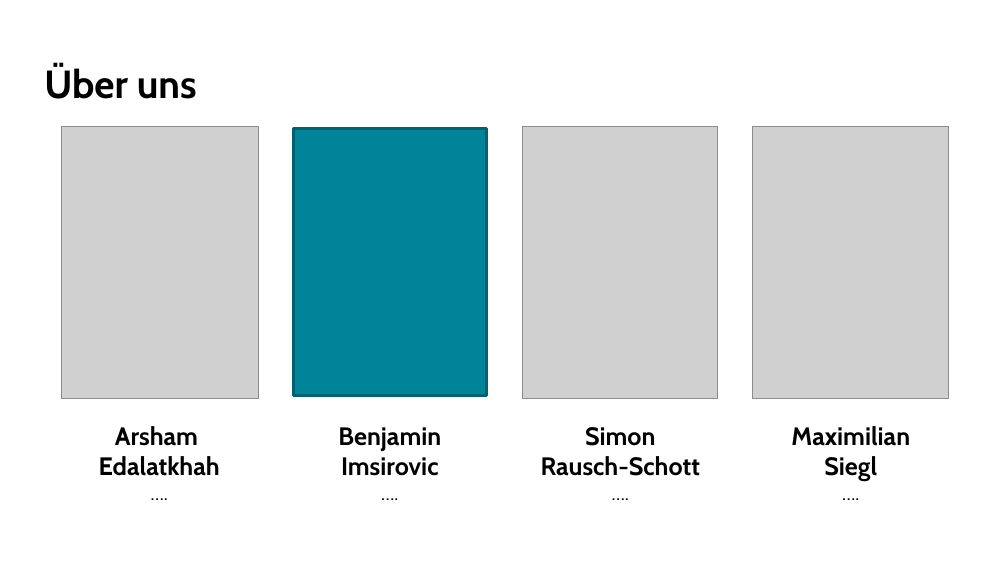
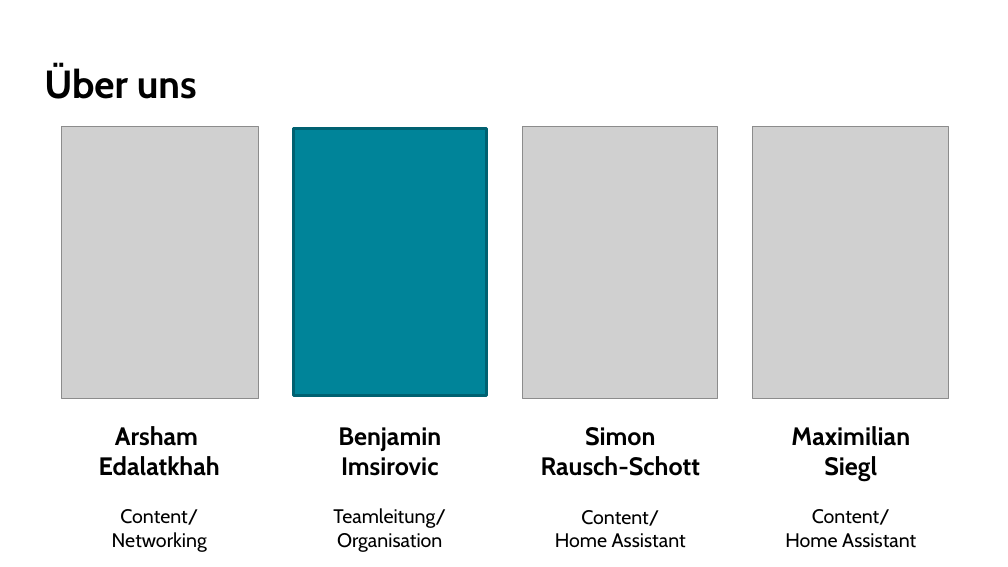
Before and after one commit to Nydery/leotopia, a slide deck: slide 2 of pptx/ProjectAward.pptx. Drawn at 1008x567 pixels with LibreOffice and Linux fonts; fonts in the diff are those of the drawing; grey boxes stand for pictures. Boxes give left, top, right and bottom in pixels: in the first picture for what was removed or moved away, otherwise in the second. Text is boxed around its words. In the diff, an @@ line names an element or a change of style, - is before the commit and + after.

```diff
--- a/pptx/ProjectAward.pptx
+++ b/pptx/ProjectAward.pptx
@@ text at <box>112,509,207,552</box>: text changed @@
-….
+Content/
+Networking
@@ text at <box>333,508,446,552</box>: text changed @@
-….
+Teamleitung/
+Organisation
@@ text at <box>785,509,916,548</box>: text changed @@
-….
+Content/
+Home Assistant
@@ text at <box>555,510,686,548</box>: text changed @@
-….
+Content/
+Home Assistant
```
Also in this commit, not shown: 2 other slides changed, 2 slides added, 1 slide removed, 5 other files.
